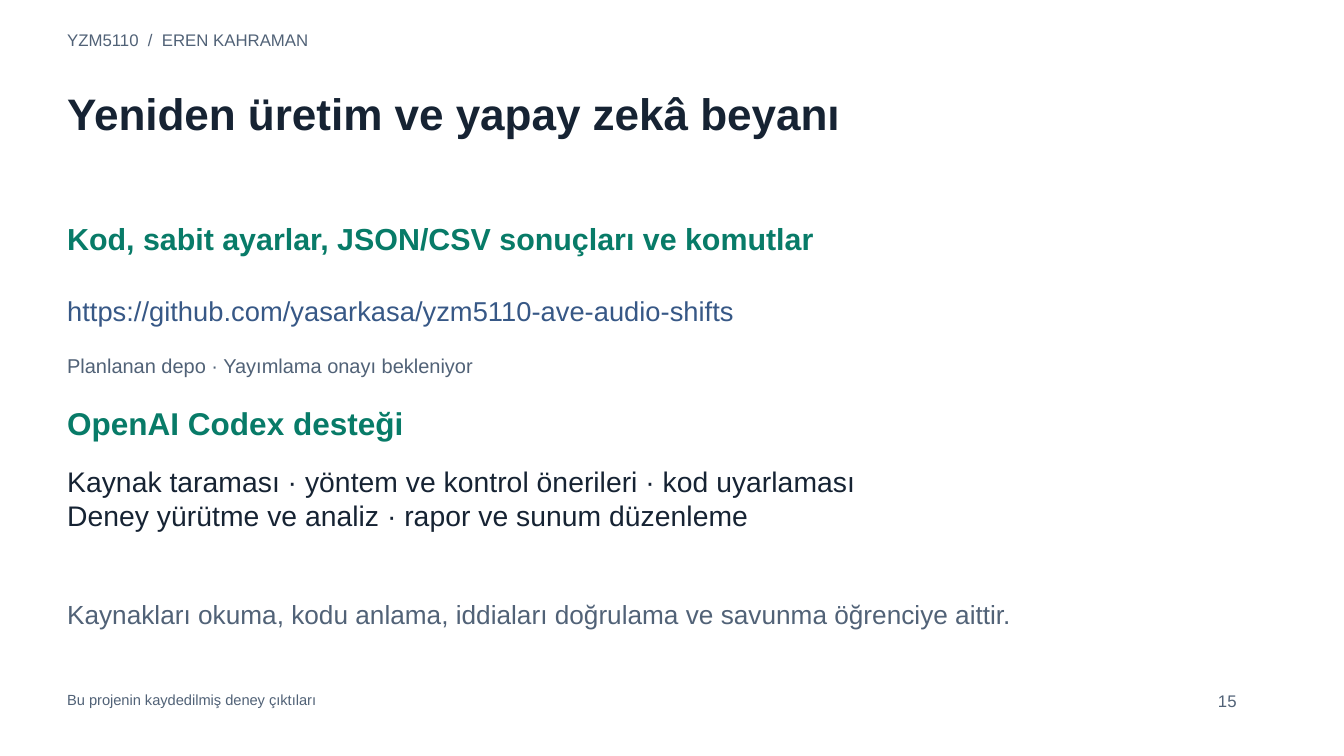
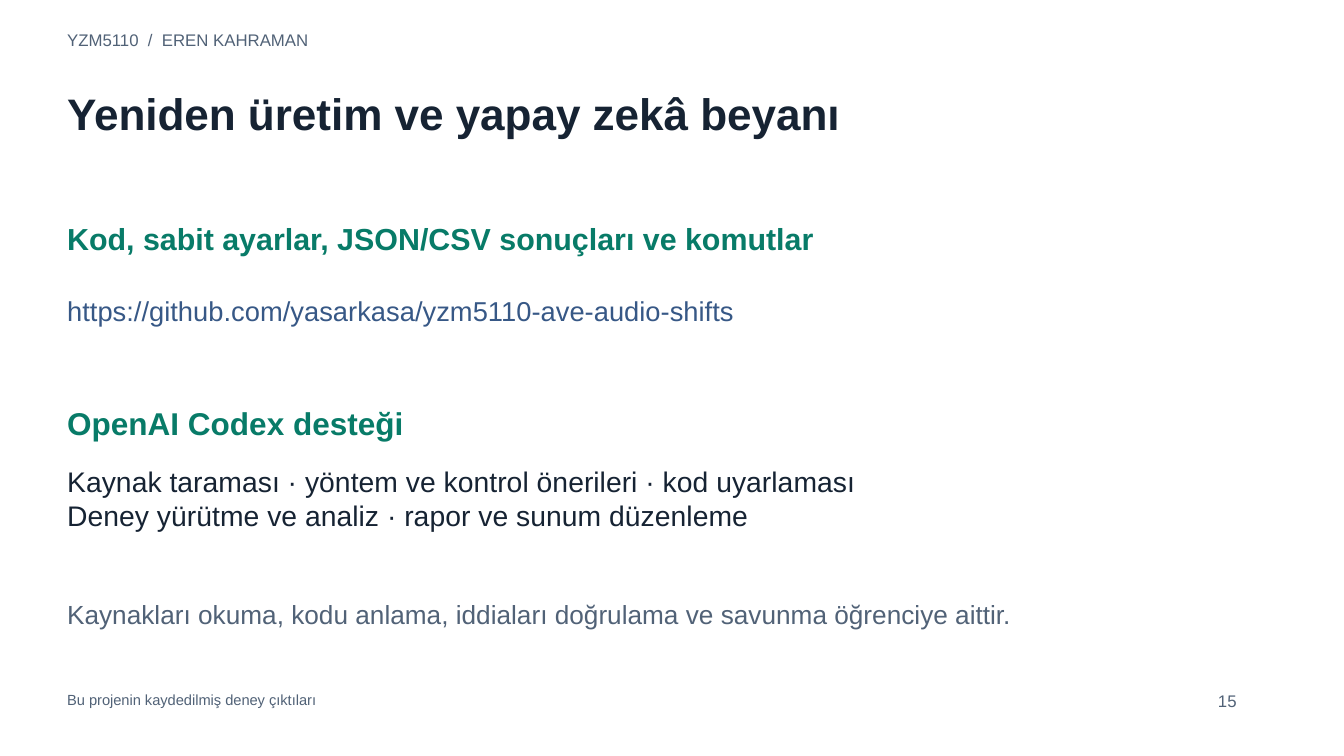
Before and after one commit to yasarkasa/yzm5110-ave-audio-shifts, a slide deck: slide 15 of output/slides/Kahraman_YZM5110_Presentation.pptx. Drawn at 1344x756 pixels with LibreOffice and Linux fonts; fonts in the diff are those of the drawing. Boxes give left, top, right and bottom in pixels: in the first picture for what was removed or moved away, otherwise in the second. Text is boxed around its words. In the diff, an @@ line names an element or a change of style, - is before the commit and + after.

Commit message:
Finalize report and presentation for approved public repository

```diff
--- a/output/slides/Kahraman_YZM5110_Presentation.pptx
+++ b/output/slides/Kahraman_YZM5110_Presentation.pptx
@@ text removed at [67, 358, 473, 377] @@
-Planlanan depo · Yayımlama onayı bekleniyor
```
Also in this commit, not shown: 3 other files.
